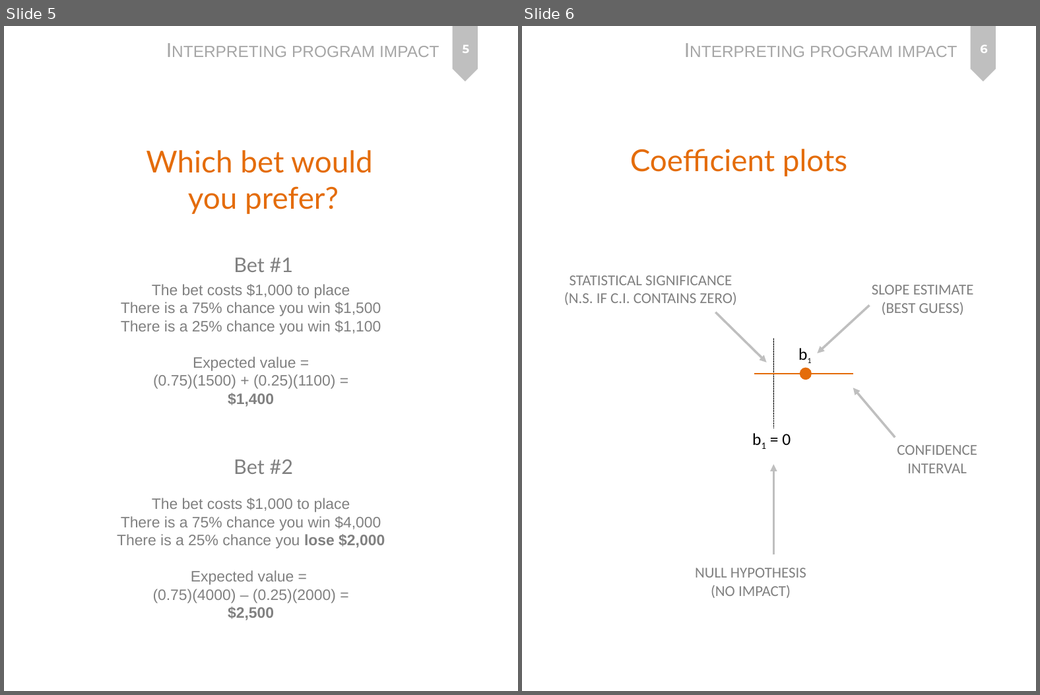
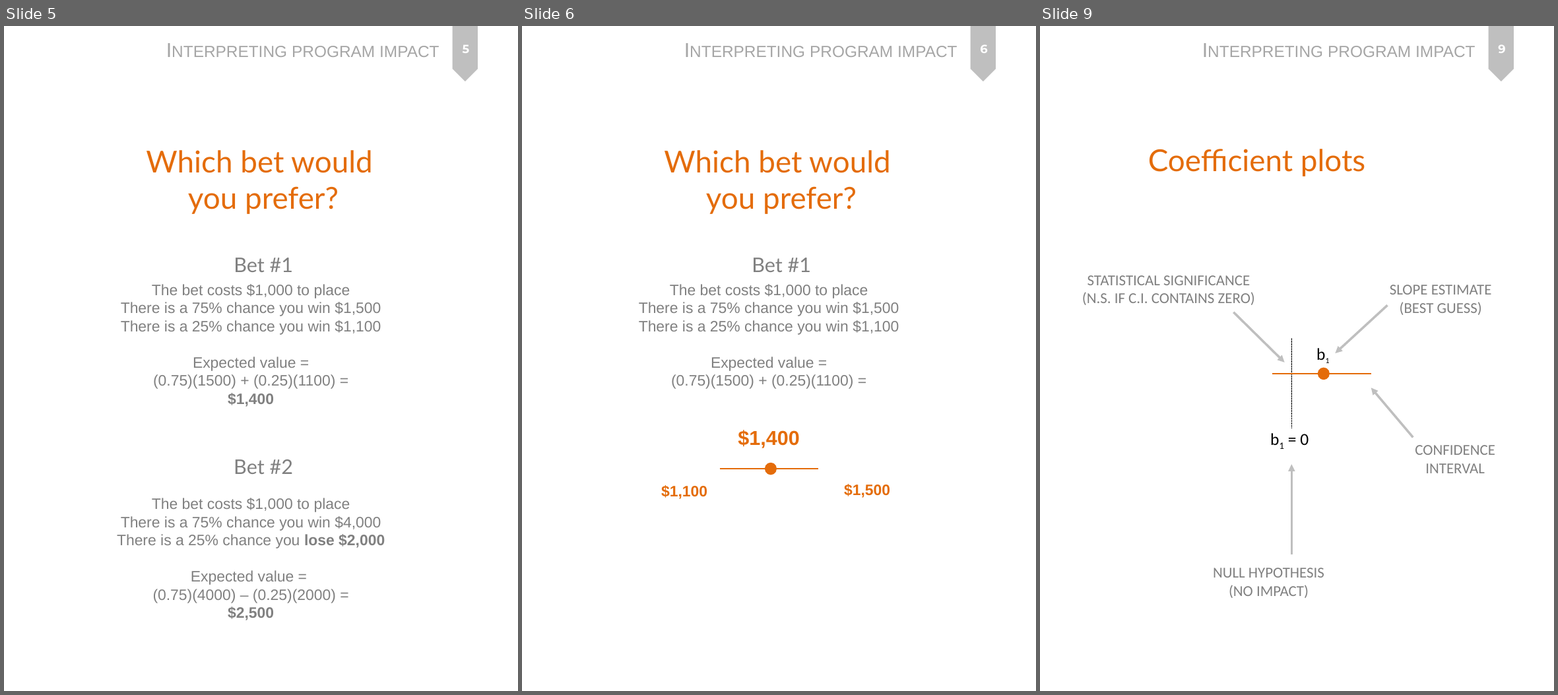
Before and after one commit to DS4PS/cpp-523-fall-2019, a slide deck: lectures/p-05-program-impact.pptx. Shown side by side, each under a label of ours: slides 5 and 6 before the commit, slides 5, 6 and 9 after it; the slides between them are not shown. The pictures are 1040x695 and 1558x695 pixels, drawn with LibreOffice and Linux fonts; fonts in the diff are those of the drawing. Boxes give left, top, right and bottom in pixels: in the first picture for what was removed or moved away, otherwise in the second. Text is boxed around its words. In the diff, an @@ line names an element or a change of style, - is before the commit and + after.

```diff
--- a/lectures/p-05-program-impact.pptx
+++ b/lectures/p-05-program-impact.pptx
@@ slide 6 added at (x1=522, y1=26, x2=1036, y2=691), background #FFFFFF; not listed: 2 template elements that a slide beside it also shows @@
@@ page number added at (x1=980, y1=44, x2=987, y2=53), 14 pt, text #FFFFFF, bold @@
+6
@@ text added at (x1=664, y1=150, x2=891, y2=214), 36 pt, text #E46C0A @@
+Which bet would
+you prefer?
@@ text added at (x1=752, y1=258, x2=811, y2=272), 24 pt, text #808080 @@
+Bet #1
@@ text added at (x1=639, y1=284, x2=899, y2=448), 18 pt, text #808080 @@
+The bet costs $1,000 to place
+There is a 75% chance you win $1,500
+There is a 25% chance you win $1,100
+Expected value =
+(0.75)(1500) + (0.25)(1100) =
+$1,400
@@ line added from (720, 469) to (818, 469), #E46C0A 2 pt @@
@@ ellipse added at (x1=766, y1=464, x2=776, y2=475), fill #E46C0A, outline #E46C0A 2 pt @@
@@ text added at (x1=661, y1=485, x2=707, y2=499), 18 pt, text #E46C0A, bold @@
+$1,100
@@ text added at (x1=844, y1=484, x2=890, y2=498), 18 pt, text #E46C0A, bold @@
+$1,500
@@ what was slide 6 is now slide 9 @@
@@ page number at (x1=1498, y1=44, x2=1505, y2=53): text changed @@
-6
+9
```
Also in this commit, not shown: 2 other slides added, 3 other files.
